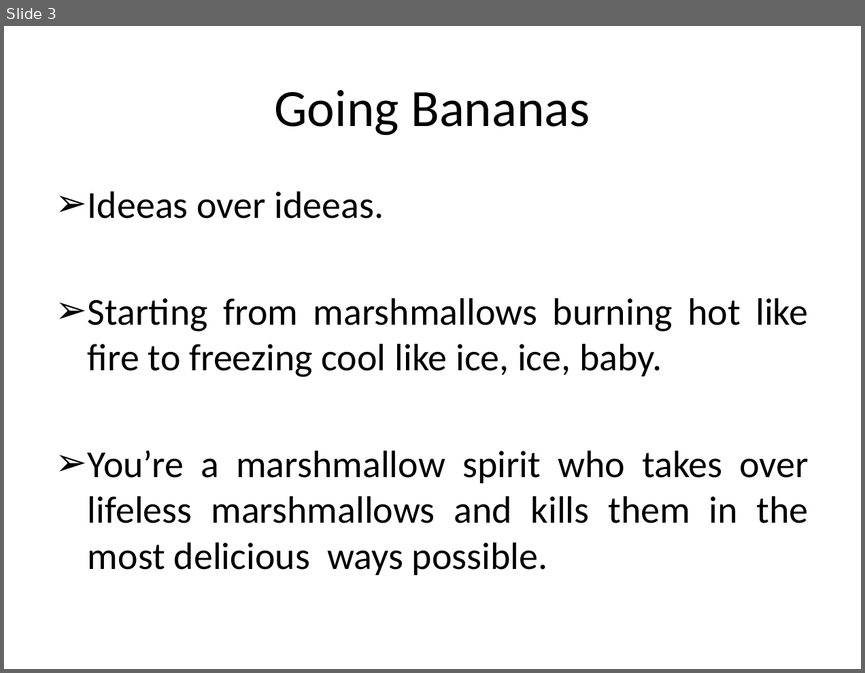
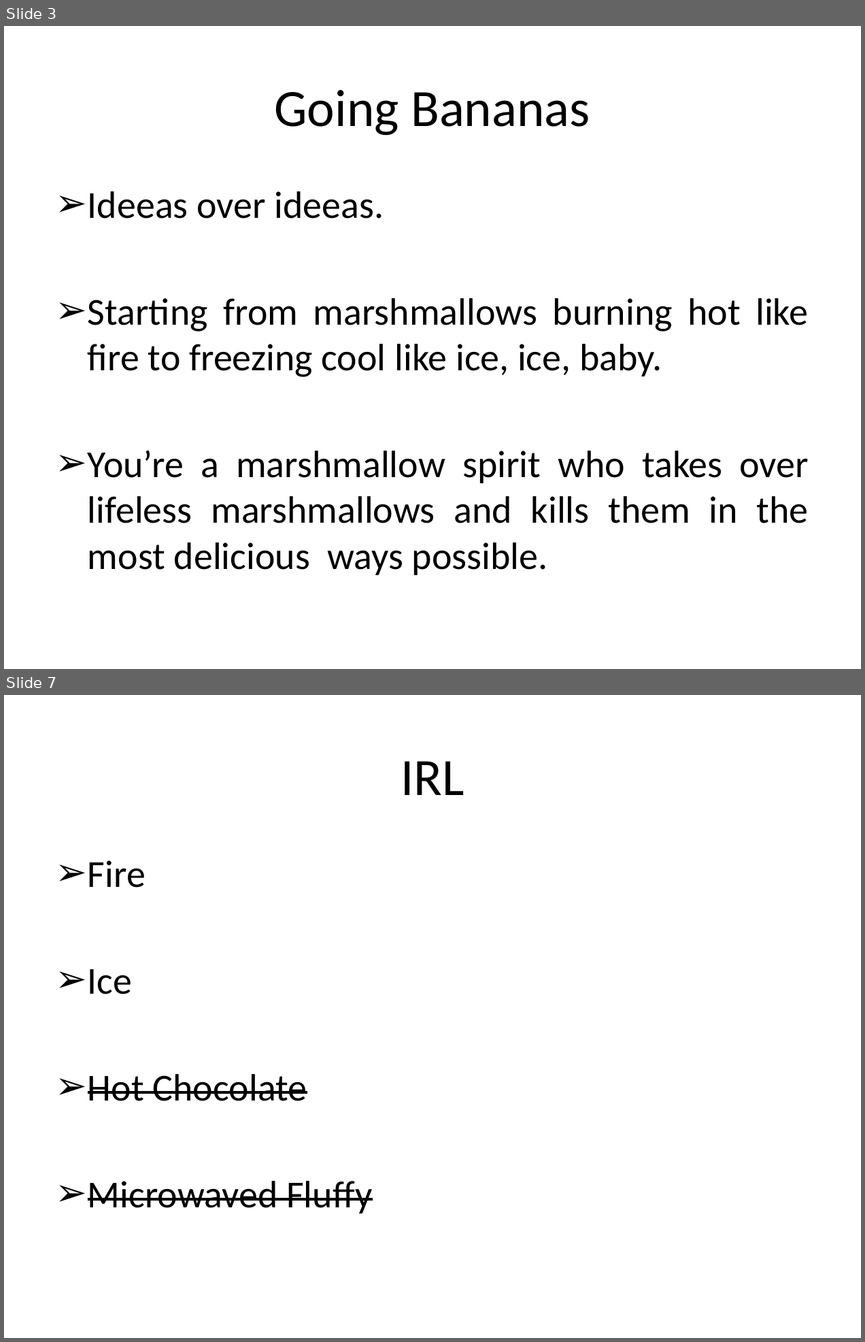
Before and after one commit to BlackTortoise1/hackaton, a slide deck: HackMarshmallow.pptx. Shown one above the other, each under a label of ours: slide 3 before the commit, slides 3 and 7 after it; the slides between them are not shown. The pictures are 865x673 and 865x1342 pixels, drawn with LibreOffice and Linux fonts; fonts in the diff are those of the drawing. Boxes give left, top, right and bottom in pixels: in the first picture for what was removed or moved away, otherwise in the second. Text is boxed around its words. In the diff, an @@ line names an element or a change of style, - is before the commit and + after.

```diff
--- a/HackMarshmallow.pptx
+++ b/HackMarshmallow.pptx
@@ slide 7 added at (x1=4, y1=695, x2=861, y2=1338), background #FFFFFF @@
@@ title added at (x1=400, y1=761, x2=464, y2=795), 44 pt, text #000000 @@
+IRL
@@ text added at (x1=88, y1=860, x2=372, y2=1213), 32 pt, text #000000, strikethrough @@
+➢ Fire
+➢ Ice
+➢ Hot Chocolate
+➢ Microwaved Fluffy
```
Also in this commit, not shown: 1 slide changed, 3 other slides added, 2 other files.
